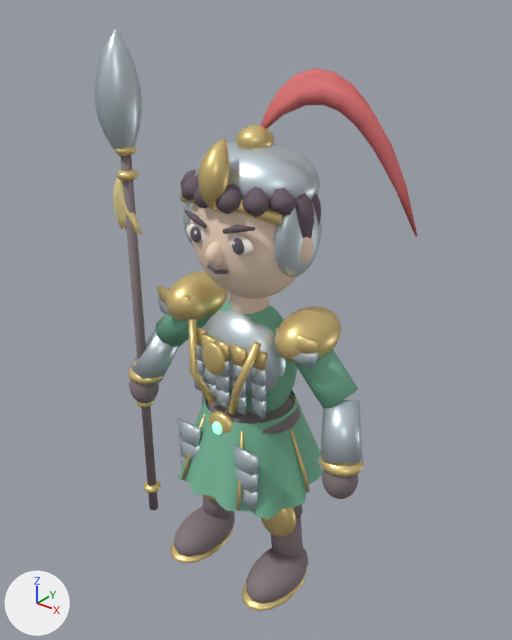
One commit to the glTF model samkok/web/models/48-e1.glb: the scene before it, then after it.
Camera for both pictures: a camera (50 mm lens) standing at (2.45, -3.0, 3.78) and looking at (-0.01, 0.07, 1.87). Every picture has the same lights, and +X, +Y and +Z are marked at lower left. The picture after the commit comes second.

In view in the first picture: '48_T1_Jade Dragon_Mesh'.
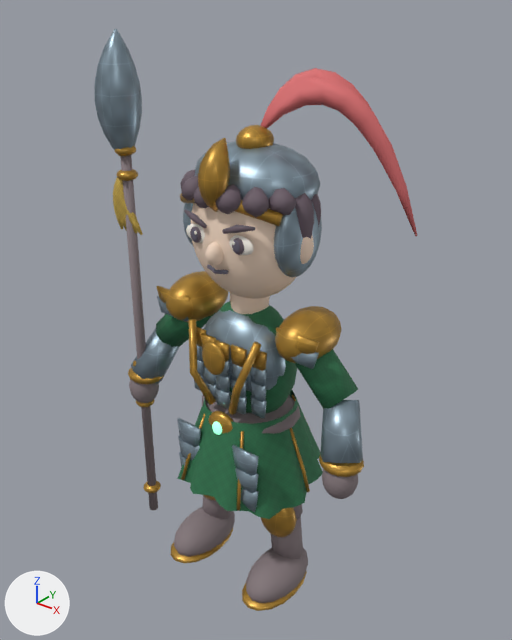
The change, as a diff of the scene's bpy script:
```diff
--- a/samkok/web/models/48-e1.glb.py
+++ b/samkok/web/models/48-e1.glb.py
@@ mat_silk_307c52 @@
 n0 = _N.new('ShaderNodeBsdfPrincipled'); n0.name = 'Principled BSDF'
-n0.inputs[0].default_value = (0.188, 0.486, 0.322, 1.0)  # 'Base Color', green #78b99a
 n0.inputs[2].default_value = 0.72  # 'Roughness'
 n1 = _N.new('ShaderNodeOutputMaterial'); n1.name = 'Material Output'
+n2 = _N.new('ShaderNodeTexImage'); n2.name = 'Image Texture'
+n2.image = img_weave_307c52
+n3 = _N.new('ShaderNodeNormalMap'); n3.name = 'Normal Map'
+n3.uv_map = 'UVMap'
+n3.inputs[0].default_value = 0.28  # 'Strength'
+n4 = _N.new('ShaderNodeTexImage'); n4.name = 'Image Texture.001'
+n4.image = img_surface_normal_true
 _L.new(n0.outputs[0], n1.inputs[0])  # 'BSDF' to 'Surface'
+_L.new(n2.outputs[0], n0.inputs[0])  # 'Color' to 'Base Color'
+_L.new(n3.outputs[0], n0.inputs[5])  # 'Normal' to 'Normal'
+_L.new(n4.outputs[0], n3.inputs[1])  # 'Color' to 'Color'
@@ mat_accent_dfbd56 @@
 n0 = _N.new('ShaderNodeBsdfPrincipled'); n0.name = 'Principled BSDF'
-n0.inputs[0].default_value = (0.875, 0.741, 0.337, 1.0)  # 'Base Color', beige #f0df9d
 n0.inputs[2].default_value = 0.72  # 'Roughness'
 n1 = _N.new('ShaderNodeOutputMaterial'); n1.name = 'Material Output'
+n2 = _N.new('ShaderNodeTexImage'); n2.name = 'Image Texture'
+n2.image = img_weave_dfbd56
+n3 = _N.new('ShaderNodeNormalMap'); n3.name = 'Normal Map'
+n3.uv_map = 'UVMap'
+n3.inputs[0].default_value = 0.28  # 'Strength'
+n4 = _N.new('ShaderNodeTexImage'); n4.name = 'Image Texture.001'
+n4.image = img_surface_normal_true
 _L.new(n0.outputs[0], n1.inputs[0])  # 'BSDF' to 'Surface'
+_L.new(n2.outputs[0], n0.inputs[0])  # 'Color' to 'Base Color'
+_L.new(n3.outputs[0], n0.inputs[5])  # 'Normal' to 'Normal'
+_L.new(n4.outputs[0], n3.inputs[1])  # 'Color' to 'Color'
@@ mat_antique_gold @@
 n0 = _N.new('ShaderNodeBsdfPrincipled'); n0.name = 'Principled BSDF'
-n0.inputs[0].default_value = (0.788, 0.604, 0.247, 1.0)  # 'Base Color', yellow #e6cc88
 n0.inputs[1].default_value = 0.58  # 'Metallic'
@@ mat_antique_gold @@
 n1 = _N.new('ShaderNodeOutputMaterial'); n1.name = 'Material Output'
+n2 = _N.new('ShaderNodeTexImage'); n2.name = 'Image Texture'
+n2.image = img_engraved_c99a3f
+n3 = _N.new('ShaderNodeNormalMap'); n3.name = 'Normal Map'
+n3.uv_map = 'UVMap'
+n3.inputs[0].default_value = 0.45  # 'Strength'
+n4 = _N.new('ShaderNodeTexImage'); n4.name = 'Image Texture.001'
+n4.image = img_surface_normal_false
 _L.new(n0.outputs[0], n1.inputs[0])  # 'BSDF' to 'Surface'
+_L.new(n2.outputs[0], n0.inputs[0])  # 'Color' to 'Base Color'
+_L.new(n3.outputs[0], n0.inputs[5])  # 'Normal' to 'Normal'
+_L.new(n4.outputs[0], n3.inputs[1])  # 'Color' to 'Color'
@@ mat_steel @@
 n0 = _N.new('ShaderNodeBsdfPrincipled'); n0.name = 'Principled BSDF'
-n0.inputs[0].default_value = (0.604, 0.686, 0.741, 1.0)  # 'Base Color', light grey #ccd8df
 n0.inputs[1].default_value = 0.65  # 'Metallic'
@@ mat_steel @@
 n1 = _N.new('ShaderNodeOutputMaterial'); n1.name = 'Material Output'
+n2 = _N.new('ShaderNodeTexImage'); n2.name = 'Image Texture'
+n2.image = img_engraved_9aafbd
+n3 = _N.new('ShaderNodeNormalMap'); n3.name = 'Normal Map'
+n3.uv_map = 'UVMap'
+n3.inputs[0].default_value = 0.45  # 'Strength'
+n4 = _N.new('ShaderNodeTexImage'); n4.name = 'Image Texture.001'
+n4.image = img_surface_normal_false
 _L.new(n0.outputs[0], n1.inputs[0])  # 'BSDF' to 'Surface'
+_L.new(n2.outputs[0], n0.inputs[0])  # 'Color' to 'Base Color'
+_L.new(n3.outputs[0], n0.inputs[5])  # 'Normal' to 'Normal'
+_L.new(n4.outputs[0], n3.inputs[1])  # 'Color' to 'Color'
@@ me_48_t1_jade_dragon_mesh @@
 me_48_t1_jade_dragon_mesh.from_pydata(...)  # 9854 vertices, 17988 faces; spans x -0.96..0.92, y -0.49..0.49, z 0.02..3.51
+# me_48_t1_jade_dragon_mesh part 1: texture (UV) coordinates changed
 me_48_t1_jade_dragon_mesh.materials.append(mat_silk_307c52)
```

Pixel boxes [x1, y1, x2, y2] of what changed, in the pictures (512 x 640 px):
'48_T1_Jade Dragon_Mesh', surface changed (darker)
    both: [95, 29, 364, 611]
